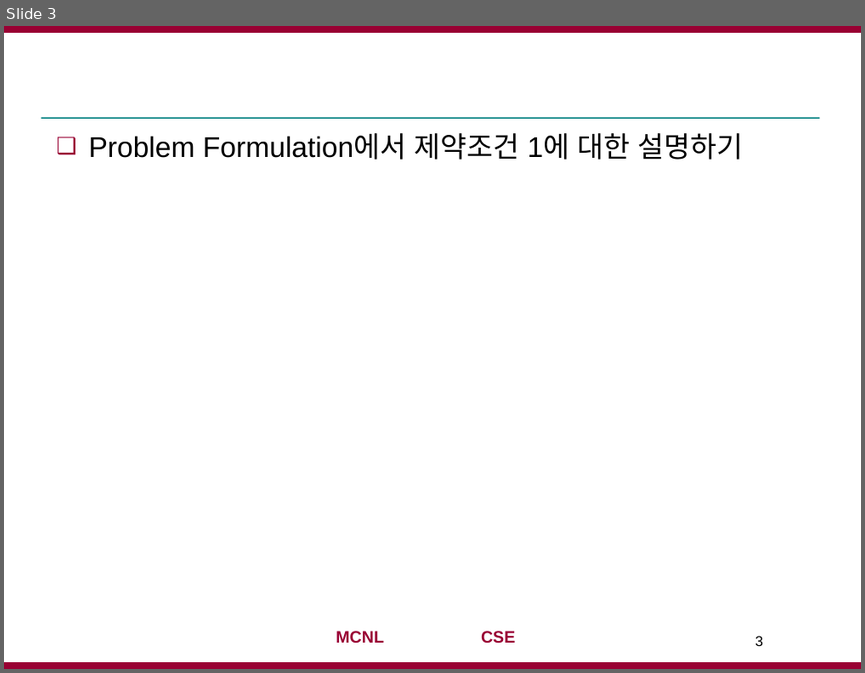
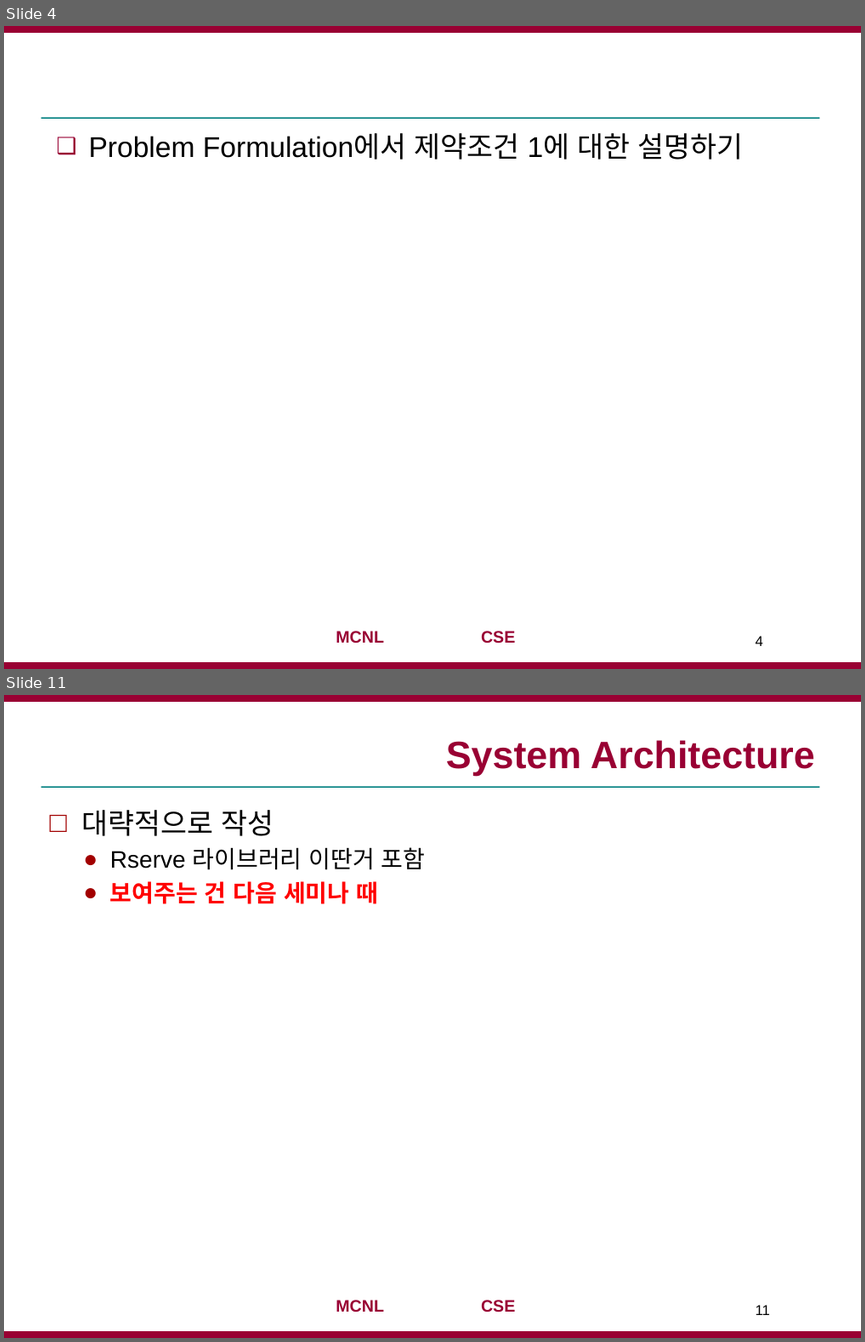
Before and after one commit to jaejunha/Paper, a slide deck: Daily(written_by_Korean)/180727.pptx. Shown one above the other, each under a label of ours: slide 3 before the commit, slides 4 and 11 after it; the slides between them are not shown. The pictures are 865x673 and 865x1342 pixels, drawn with LibreOffice and Linux fonts; fonts in the diff are those of the drawing; background and template pictures are left out. Boxes give left, top, right and bottom in pixels: in the first picture for what was removed or moved away, otherwise in the second. Text is boxed around its words. In the diff, an @@ line names an element or a change of style, - is before the commit and + after.

```diff
--- a/Daily(written_by_Korean)/180727.pptx
+++ b/Daily(written_by_Korean)/180727.pptx
@@ slide 11 added at (x1=4, y1=695, x2=861, y2=1338), background #FFFFFF; not listed: 4 template elements that a slide beside it also shows @@
@@ title added at (x1=446, y1=740, x2=815, y2=776), 32 pt, text #990033, bold @@
+System Architecture
@@ text added at (x1=81, y1=810, x2=426, y2=904), 20 pt, text #000000 @@
+□ 대략적으로 작성
+  ● Rserve 라이브러리 이딴거 포함
+  ● 보여주는 건 다음 세미나 때
@@ page number added at (x1=755, y1=1304, x2=770, y2=1315), 12 pt, text #000000 @@
+11
@@ what was slide 3 is now slide 4 @@
@@ page number at (x1=755, y1=635, x2=763, y2=646): text changed @@
-3
+4
```
Also in this commit, not shown: 2 slides changed, 7 other slides added, 4 slides removed, 1 other file.
